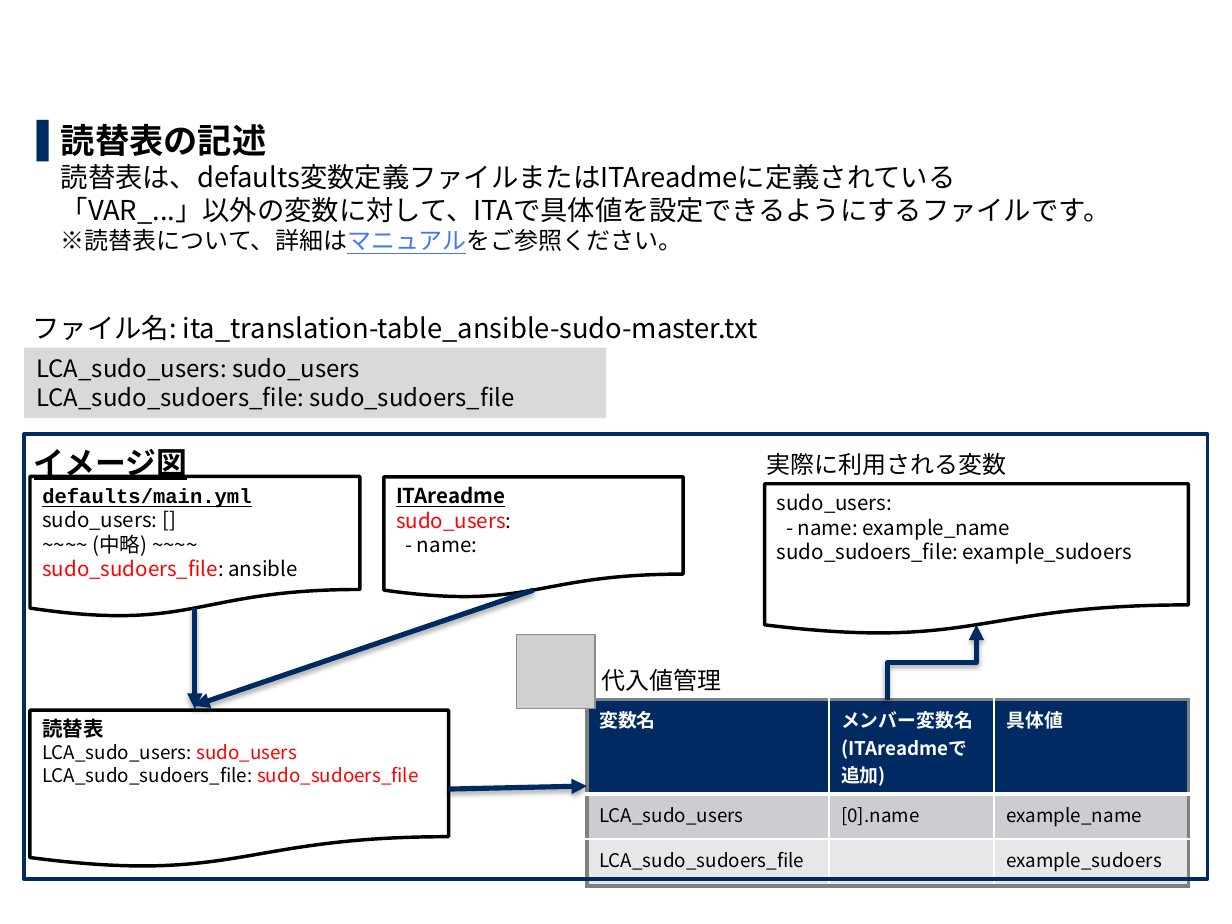
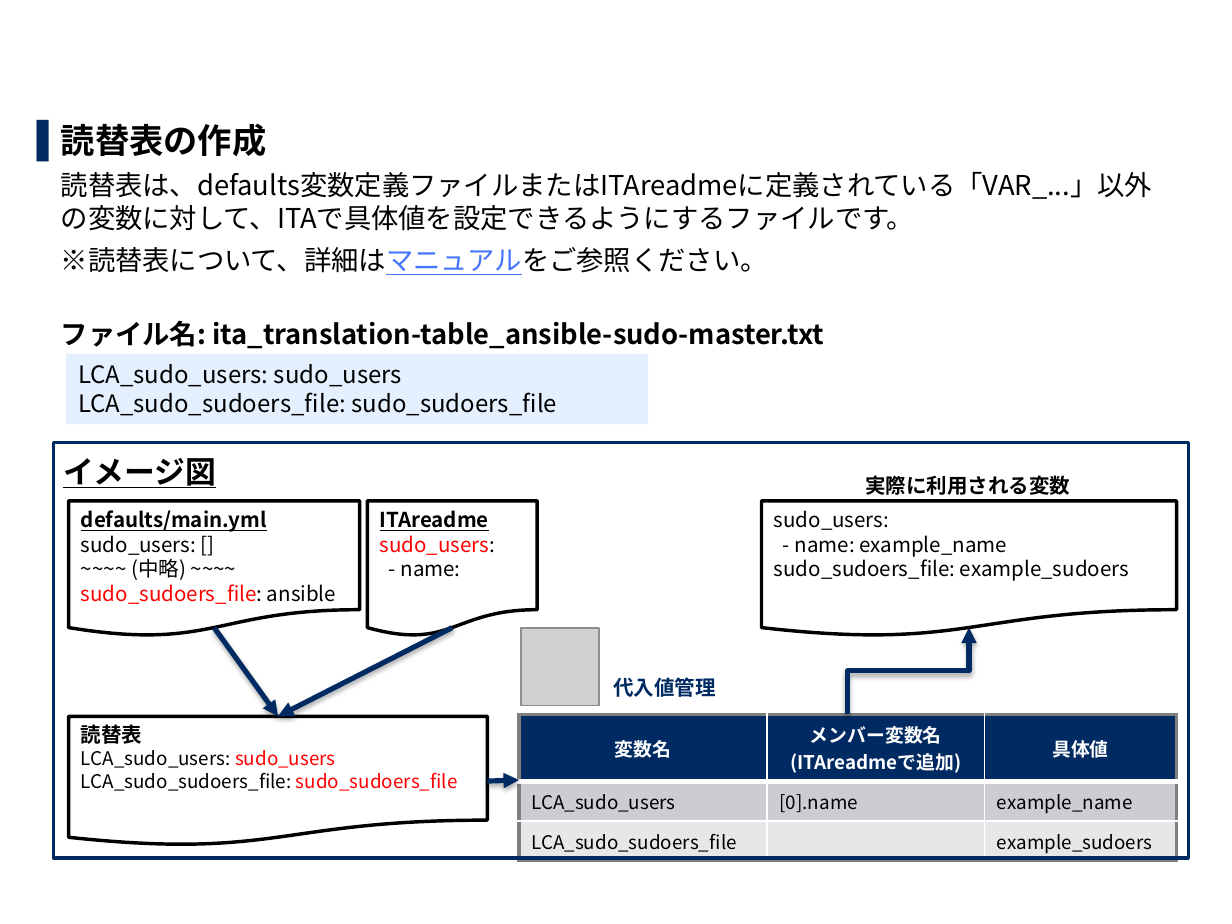
Before and after one commit to exastro-suite/it-automation-docs, a slide deck: slide 32 of asset/Learn_ja/ITA-Ansible-Driver_ja_practice.pptx (slide 31 before the commit). Drawn at 1232x924 pixels with LibreOffice and Linux fonts; fonts in the diff are those of the drawing; grey boxes stand for pictures; background and template pictures are left out. Boxes give left, top, right and bottom in pixels: in the first picture for what was removed or moved away, otherwise in the second. Text is boxed around its words. In the diff, an @@ line names an element or a change of style, - is before the commit and + after.

```diff
--- a/asset/Learn_ja/ITA-Ansible-Driver_ja_practice.pptx
+++ b/asset/Learn_ja/ITA-Ansible-Driver_ja_practice.pptx
@@ text at box(61, 123, 1152, 349): text changed @@
-▌ 読替表の記述
-  読替表は、defaults変数定義ファイルまたはITAreadmeに定義されている
-  「VAR_...」以外の変数に対して、ITAで具体値を設定できるようにするファイルです。
-  ※読替表について、詳細はマニュアルをご参照ください。
+▌ 読替表の作成
+  読替表は、defaults変数定義ファイルまたはITAreadmeに定義されている「VAR_...」以外の変数に対して、ITAで具体値を設定できるようにするファイルです。
+  ※読替表について、詳細はマニュアルをご参照ください。
+  ファイル名: ita_translation-table_ansible-sudo-master.txt
@@ text removed at box(33, 315, 758, 342) @@
-ファイル名: ita_translation-table_ansible-sudo-master.txt
@@ rectangle "LCA_sudo_users: sudo_users": place and size @@
-rectangle "LCA_sudo_users: sudo_users" at box(25, 347, 607, 418)
+rectangle "LCA_sudo_users: sudo_users" at box(67, 354, 649, 424)
@@ rectangle "LCA_sudo_users: sudo_users" at box(67, 354, 649, 424): fill #D9D9D9 to #E5F0FF @@
@@ rectangle "イメージ図": place and size @@
-rectangle "イメージ図" at box(25, 434, 1209, 878)
+rectangle "イメージ図" at box(53, 442, 1188, 857)
@@ text "実際に利用される変数": place and size @@
-text "実際に利用される変数" at box(767, 453, 1007, 475)
+text "実際に利用される変数" at box(865, 475, 1070, 495)
@@ text "実際に利用される変数" at box(865, 475, 1070, 495): size 14 to 12 pt, bold on @@
@@ flow chart document "defaults/main.yml sudo_users: []": place and size @@
-flow chart document "defaults/main.yml sudo_users: []" at box(30, 477, 360, 618)
+flow chart document "defaults/main.yml sudo_users: []" at box(69, 501, 360, 637)
@@ flow chart document "ITAreadme sudo_users:": place and size @@
-flow chart document "ITAreadme sudo_users:" at box(384, 477, 684, 598)
+flow chart document "ITAreadme sudo_users:" at box(367, 501, 537, 637)
@@ flow chart document "sudo_users:": place and size @@
-flow chart document "sudo_users:" at box(765, 484, 1189, 636)
+flow chart document "sudo_users:" at box(761, 501, 1177, 637)
@@ text in flow chart document at box(81, 510, 267, 555): font Courier New to Noto Sans CJK JP in "defaults/main.yml" @@
@@ arrow moved from (195, 609) - (195, 708) to (214, 627) - (278, 716) @@
@@ arrow moved from (533, 590) - (195, 706) to (452, 627) - (278, 716) @@
@@ picture: place and size @@
-picture at box(516, 634, 595, 708)
+picture at box(521, 628, 599, 706)
@@ elbow arrow moved from (888, 700) - (977, 625) to (848, 715) - (970, 627) @@
@@ text "代入値管理": place and size @@
-text "代入値管理" at box(602, 669, 722, 691)
+text "代入値管理" at box(613, 677, 716, 697)
@@ text "代入値管理" at box(613, 677, 716, 697): size 14 to 12 pt, text colour #000000 to #002B62, bold on @@
@@ flow chart document "読替表": place and size @@
-flow chart document "読替表" at box(30, 710, 448, 867)
+flow chart document "読替表" at box(69, 716, 488, 845)
@@ table at box(519, 715, 1177, 858) @@
@@ alignment left to centre @@
@@ table: place and size @@
-table at box(586, 700, 1188, 876)
+table at box(519, 715, 1177, 858)
@@ text in flow chart document at box(81, 724, 143, 744): font Courier New to Noto Sans CJK JP in "読替表" @@
@@ arrow moved from (448, 788) - (586, 786) to (488, 781) - (519, 780) @@
@@ page number at box(1121, 890, 1214, 919): text changed @@
-31
+32
```
Also in this commit, not shown: 60 other slides changed, 3 slides added, 3 other files.
